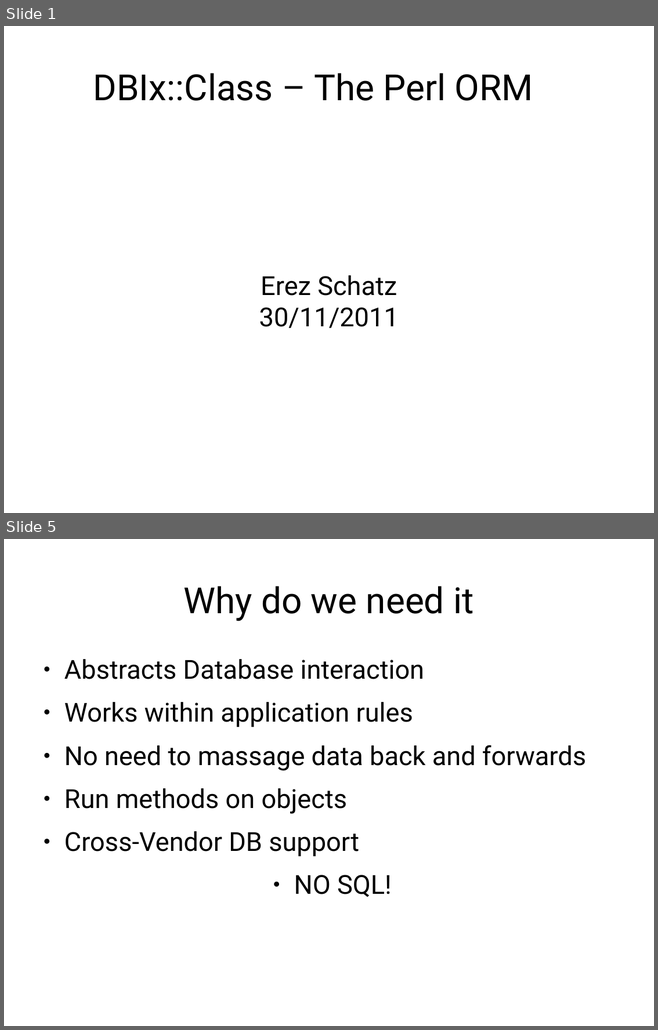
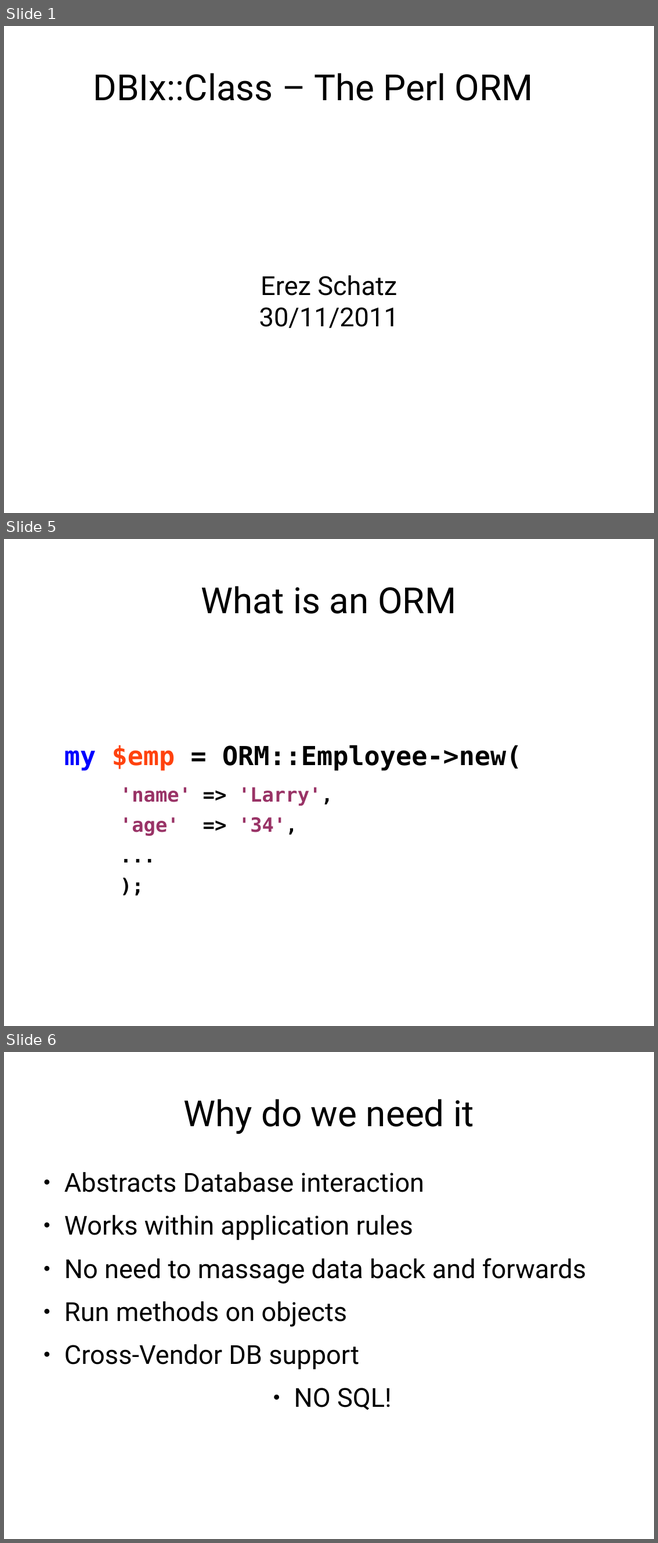
Before and after one commit to erezschatz/Presentation, a slide deck: dbix-class.odp. Shown one above the other, each under a label of ours: slides 1 and 5 before the commit, slides 1, 5 and 6 after it; the slides between them are not shown. The pictures are 658x1030 and 658x1543 pixels, drawn with LibreOffice and Linux fonts; fonts in the diff are those of the drawing. Boxes give left, top, right and bottom in pixels: in the first picture for what was removed or moved away, otherwise in the second. Text is boxed around its words. In the diff, an @@ line names an element or a change of style, - is before the commit and + after.

```diff
--- a/dbix-class.odp
+++ b/dbix-class.odp
@@ slide 5 added at [4, 539, 654, 1026], background #FFFFFF @@
@@ title added at [201, 586, 456, 614], 44 pt, text #000000 @@
+What is an ORM
@@ text added at [64, 745, 522, 836], 24 pt, text #000000, bold @@
+my $emp = ORM::Employee->new(
+    'name' => 'Larry',
+    'age' => '34',
+    ...
+    );
@@ what was slide 5 is now slide 6 @@
```
Also in this commit, not shown: 4 slides changed, 5 other slides added, 2 slides removed, 1 other file.
